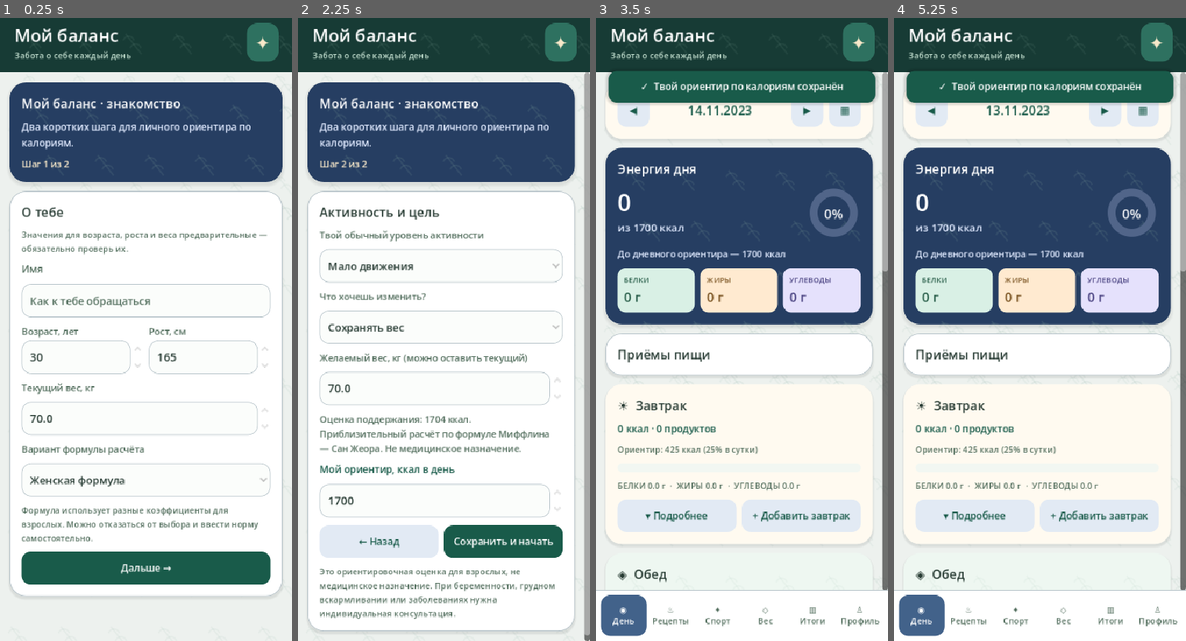
Above: before the commit, frames 1-4 (left to right).
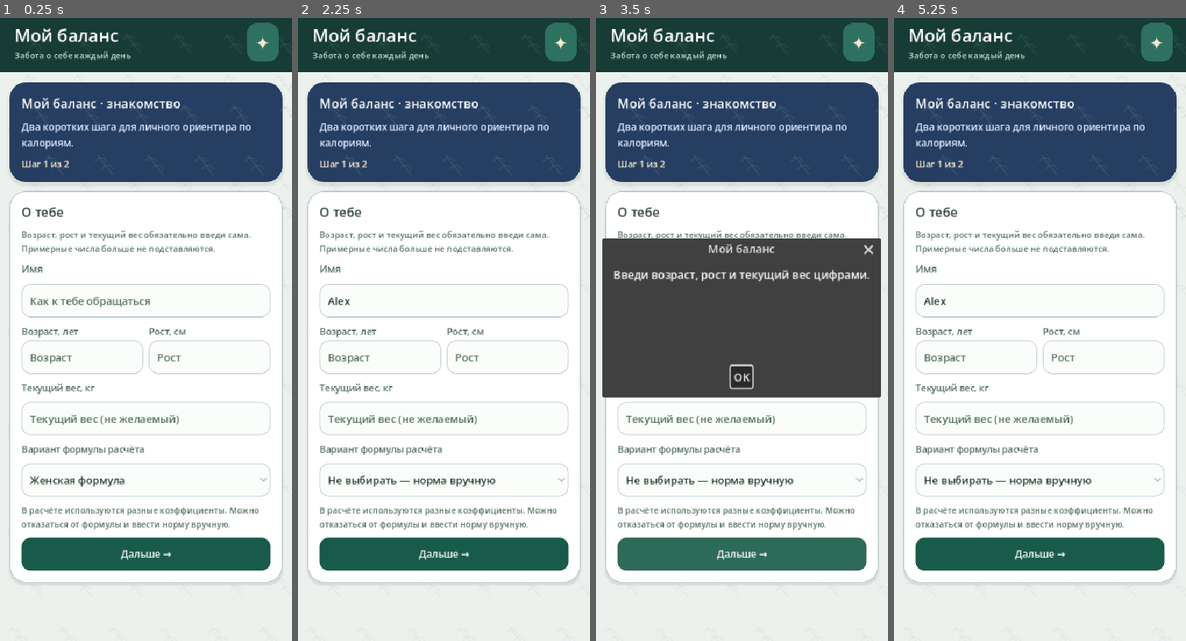
Above: after the commit, the same moments.

Repository: Domenklay/My_balance
Game: Godot game, scene res://main.tscn
Same seed, same stepped clock (60 frames per second), same inputs: the game is played once before the commit and once after it.
Inputs (mouse positions are in pixels of both pictures, inside the frame that each line leads up to):
- Up to frame 1 (0.25 s): no input
- Up to frame 2 (2.25 s): click (444, 298) at 0.52 s; type "Alex" at 0.6 s; click "Женская формула" at 1.25 s; click "Дальше →" at 2 s
- Up to frame 3 (3.5 s): click "Сохранить и начать" (after the commit: "Дальше →") at 2.75 s
- Up to frame 4 (5.25 s): click (1040, 379) at 3.5 s, where only the run after the commit has a clickable "OK"; click "◀" (after the commit: "Дальше →") at 4.25 s; click (1040, 379) at 5 s, where only the run after the commit has a clickable "OK"

The runs differ from the first frame. In frame 1, 7.1% of the frame differs, in the area x 3-97%, y 34-93%; in frame 2, 17%; in frame 3, 60%, in the area x 0-100%, y 8-100%; in frame 4, 50%.

Commit message:
Prevent calorie estimates from example demographics; require numeric personal inputs and show source values before saving

Diff:
--- a/godot/src/main.gd
+++ b/godot/src/main.gd
@@ -924,13 +924,13 @@
         onboarding_draft = previous.duplicate(true)
     else:
         var saved_name = str(store.data.get("profile", {}).get("name", ""))
-        var fresh: bool = not from_settings and store.needs_onboarding()
-        var beginning_weight: float = 70.0 if fresh else float(store.data["settings"]["start"])
+        # Unknown age/height/weight must never be silently pre-filled from examples.
+        var initial_weight: float = float(store.data["settings"]["start"]) if from_settings else 0.0
         onboarding_draft = {
             "name": "" if saved_name == "Мой профиль" else saved_name,
-            "age":30, "height":165.0,
-            "weight":beginning_weight,
-            "goal_weight":beginning_weight if fresh else float(store.data["settings"]["goal"]),
+            "age":0, "height":0.0,
+            "weight":initial_weight,
+            "goal_weight":float(store.data["settings"]["goal"]) if from_settings else 0.0,
             "formula":"female", "activity":0, "goal":0
         }
     tab = "onboarding"
@@ -950,7 +950,7 @@
         return
     if onboarding_step == 0:
         var personal = _card("О тебе")
-        _label(personal, "Значения для возраста, роста и веса предварительные — обязательно проверь их.", 12, MUTED)
+        _label(personal, "Возраст, рост и текущий вес обязательно введи сама. Примерные числа больше не подставляются.", 12, MUTED)
         _label(personal, "Имя", 14, MUTED)
         var name = _text_input(personal, "Как к тебе обращаться", str(onboarding_draft.get("name", "")))
         name.name = "OnboardingName"
@@ -960,30 +960,44 @@
         age_col.size_flags_horizontal = Control.SIZE_EXPAND_FILL
         fields.add_child(age_col)
         _label(age_col, "Возраст, лет", 13, MUTED)
-        var age = _number(age_col, float(onboarding_draft.get("age", 30)), 18, 100, 1)
+        var stored_age: int = int(onboarding_draft.get("age", 0))
+        var age = _text_input(age_col, "Возраст", "" if stored_age <= 0 else str(stored_age))
         age.name = "OnboardingAge"
+        age.max_length = 3
         var height_col = VBoxContainer.new()
         height_col.size_flags_horizontal = Control.SIZE_EXPAND_FILL
         fields.add_child(height_col)
         _label(height_col, "Рост, см", 13, MUTED)
-        var height = _number(height_col, float(onboarding_draft.get("height", 165)), 100, 240, 1)
+        var stored_height: float = float(onboarding_draft.get("height", 0))
+        var height = _text_input(height_col, "Рост", "" if stored_height <= 0 else str(snappedf(stored_height, 0.1)))
         height.name = "OnboardingHeight"
+        height.max_length = 6
         _label(personal, "Текущий вес, кг", 13, MUTED)
-        var weight = _number(personal, float(onboarding_draft.get("weight", 70)), 25, 350, 0.1)
+        var stored_weight: float = float(onboarding_draft.get("weight", 0))
+        var weight = _text_input(personal, "Текущий вес (не желаемый)", "" if stored_weight <= 0 else str(snappedf(stored_weight, 0.1)))
         weight.name = "OnboardingWeight"
+        weight.max_length = 6
         _label(personal, "Вариант формулы расчёта", 13, MUTED)
         var formula = _choice(personal, OnboardingMath.SEX_LABELS)
         formula.name = "OnboardingFormula"
         var options = ["female", "male", "manual"]
         formula.select(maxi(0, options.find(str(onboarding_draft.get("formula", "female")))))
-        _label(personal, "Формула использует разные коэффициенты для взрослых. Можно отказаться от выбора и ввести норму самостоятельно.", 12, MUTED)
+        _label(personal, "В расчёте используются разные коэффициенты. Можно отказаться от формулы и ввести норму вручную.", 12, MUTED)
         _button(personal, "Дальше →", func():
             var next = onboarding_draft.duplicate(true)
+            var age_value = age.text.strip_edges()
+            var height_value = height.text.strip_edges().replace(",", ".")
+            var weight_value = weight.text.strip_edges().replace(",", ".")
+            if not age_value.is_valid_int() or not height_value.is_valid_float() or not weight_value.is_valid_float():
+                _message("Введи возраст, рост и текущий вес цифрами.")
+                return
             next["name"] = name.text.strip_edges()
-            next["age"] = int(age.value)
-            next["height"] = height.value
-            next["weight"] = weight.value
+            next["age"] = age_value.to_int()
+            next["height"] = height_value.to_float()
+            next["weight"] = weight_value.to_float()
             next["formula"] = options[formula.selected]
+            if float(next.get("goal_weight", 0)) <= 0:
+                next["goal_weight"] = next["weight"]
             if str(next["name"]).is_empty():
                 _message("Введи имя для профиля.")
                 return
@@ -997,6 +1011,14 @@
         )
     else:
         var choices = _card("Активность и цель")
+        var formula_name = {
+            "female":"Женская формула", "male":"Мужская формула", "manual":"Ручная норма"
+        }.get(str(onboarding_draft.get("formula", "female")), "Ручная норма")
+        _label(choices, "Проверь исходные данные: " +
+            str(onboarding_draft["age"]) + " лет · " +
+            str(roundi(float(onboarding_draft["height"]))) + " см · " +
+            str(snappedf(float(onboarding_draft["weight"]), 0.1)) + " кг\n" +
+            str(formula_name) + ". Если вес неверный — вернись на первый шаг.", 13, TEXT_ACCENT)
         _label(choices, "Твой обычный уровень активности", 13, MUTED)
         var activity = _choice(choices, OnboardingMath.ACTIVITY_LABELS)
         activity.name = "OnboardingActivity"
